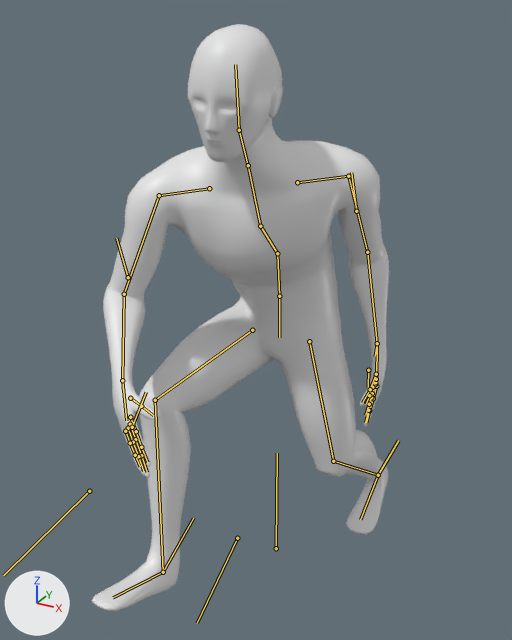
Before and after pictures for a commit that changed the Blender file Assets/Models/Characters/warrior quickstep.blend.
Before and after are seen from a camera (50 mm lens) standing at (0.762, -1.51, 1.496) and looking at (-0.037, -0.058, 0.77). Every picture has the same lights, and +X, +Y and +Z are marked at lower left. Both versions are drawn at frame 25 of the action 'ArmatureAction.002'; the numbers are the values there. The bones that bend it are drawn over the model as lines.
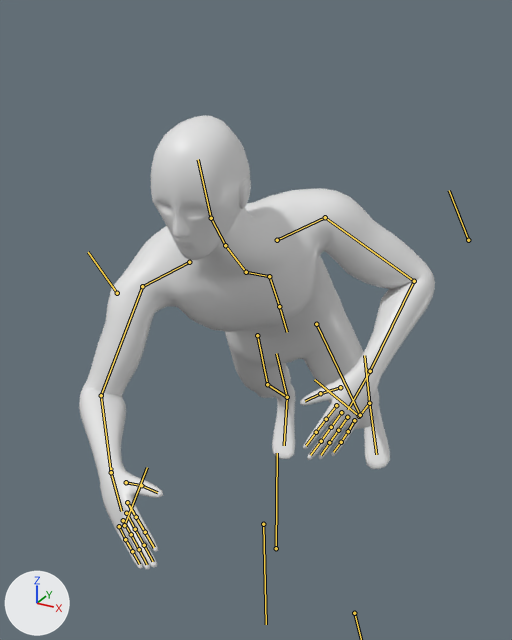
The change in detail:
Bone 'pelvis' (bone_pelvis) moves from (0.0, -0.497, -0.023) to (0.0, -0.584, -0.027).
Bone 'pelvis' (bone_pelvis) turns from (-7, 1, 1) to (-29, 2, 1) degrees about its own x, y and z.
Bone 'chest0' (bone_chest0) turns from (-45, 18, -17) to (-46, 17, -18) degrees about its own x, y and z.
Bone 'chest1' (bone_chest1) turns from (6, -4, 11) to (5, 1, 15) degrees about its own x, y and z.
Bone 'neck' (bone_neck) turns from (29, -18, -12) to (46, -19, -19) degrees about its own x, y and z.
Bone 'shoulder.l' (bone_shoulder_l) turns from (4, 0, 3) to (7, 1, 6) degrees about its own x, y and z.
Bone 'arm.ik.l' (bone_arm_ik_l) moves from (-0.938, 0.764, -0.883) to (-1.073, -0.302, -1.191).
Bone 'arm.pole.l' (bone_arm_pole_l) moves from (0.366, 0.932, -0.477) to (0.649, 0.444, -1.758).
Bone 'shoulder.r' (bone_shoulder_r) turns from (-20, 0, 16) to (-25, 0, 20) degrees about its own x, y and z.
Bone 'arm.ik.r' (bone_arm_ik_r) moves from (0.546, 0.024, -1.063) to (0.346, -0.7, -0.76).
Bone 'arm.pole.r' (bone_arm_pole_r) moves from (0.453, 0.975, -1.001) to (1.093, 0.865, -1.098).
Bone 'hips' (bone_hips) turns from (0, -3, 0) to (9, -29, -2) degrees about its own x, y and z.
Bone 'leg.ik.l' (bone_leg_ik_l) moves from (0.436, 0.681, -0.234) to (0.235, 0.027, -0.228).
Bone 'leg.ik.r' (bone_leg_ik_r) moves from (-0.905, -1.448, -0.323) to (-0.062, 0.338, 0.061).
Bone 'leg.pole.r' (bone_leg_pole_r) moves from (0.039, 0.31, -0.006) to (-0.582, 1.644, -0.095).
Bone 'foot.l' (bone_foot_l) turns from (-31, -9, -11) to (-14, -8, -3) degrees about its own x, y and z.
Bone 'foot.r' (bone_foot_r) turns from (-10, 0, 5) to (-5, 0, 3) degrees about its own x, y and z.

Pixel boxes [x1, y1, x2, y2] of what changed, in the pictures (512 x 640 px):
'Cube', posed (20% wider, 22% shorter): before [92, 24, 389, 611]; after [79, 115, 435, 570]
bone 'pelvis', root to tip: before (279, 296) to (277, 253); after (279, 306) to (269, 276)
bone 'chest0', root to tip: before (277, 253) to (260, 226); after (269, 276) to (246, 272)
bone 'chest1', root to tip: before (260, 226) to (248, 165); after (246, 272) to (225, 245)
bone 'neck', root to tip: before (248, 165) to (239, 130); after (225, 245) to (211, 218)
bone 'shoulder.l', root to tip: before (297, 182) to (348, 176); after (277, 240) to (325, 217)
bone 'arm.ik.l', root to tip: before (377, 343) to (375, 356); after (370, 371) to (366, 369)
bone 'arm.pole.l', root to tip: before (356, 211) to (351, 172); after (468, 240) to (449, 190)
bone 'shoulder.r', root to tip: before (209, 188) to (159, 195); after (189, 262) to (142, 286)
bone 'arm.ik.r', root to tip: before (122, 380) to (123, 392); after (111, 472) to (111, 468)
bone 'arm.pole.r', root to tip: before (128, 277) to (116, 238); after (117, 293) to (88, 252)
bone 'hips', root to tip: before (279, 296) to (279, 337); after (279, 306) to (287, 332)
bone 'leg.ik.l', root to tip: before (378, 475) to (398, 440); after (369, 403) to (364, 355)
bone 'leg.ik.r', root to tip: before (163, 572) to (193, 518); after (287, 397) to (276, 353)
bone 'leg.pole.r', root to tip: before (89, 491) to (3, 575); after (263, 524) to (266, 624)
bone 'foot.l', root to tip: before (378, 475) to (360, 519); after (369, 403) to (376, 454)
bone 'foot.r', root to tip: before (163, 572) to (113, 597); after (287, 397) to (284, 445)
